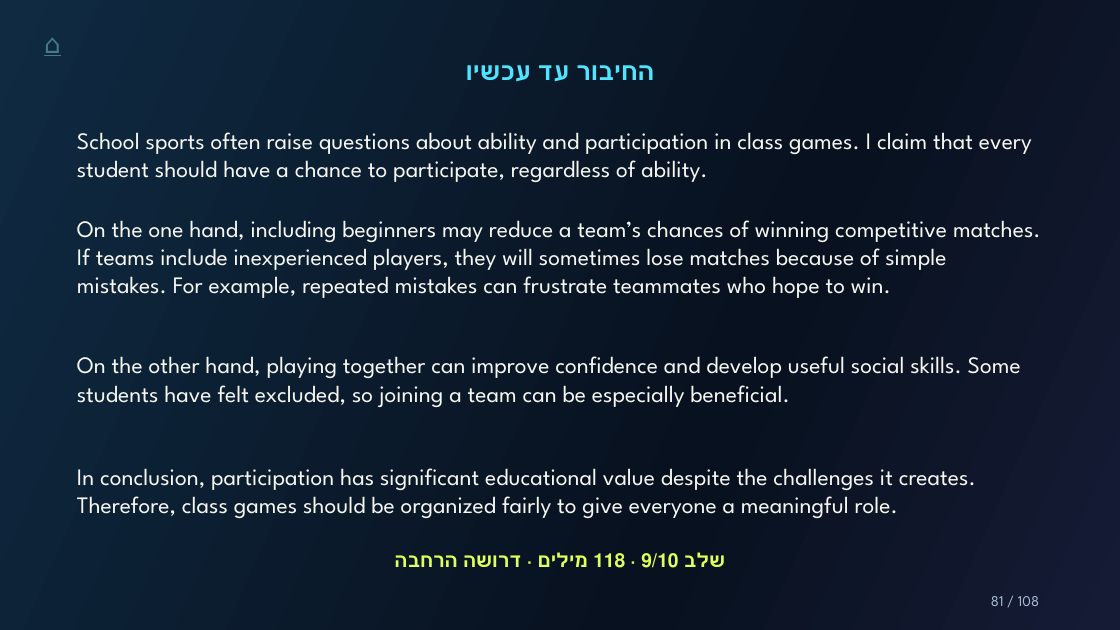
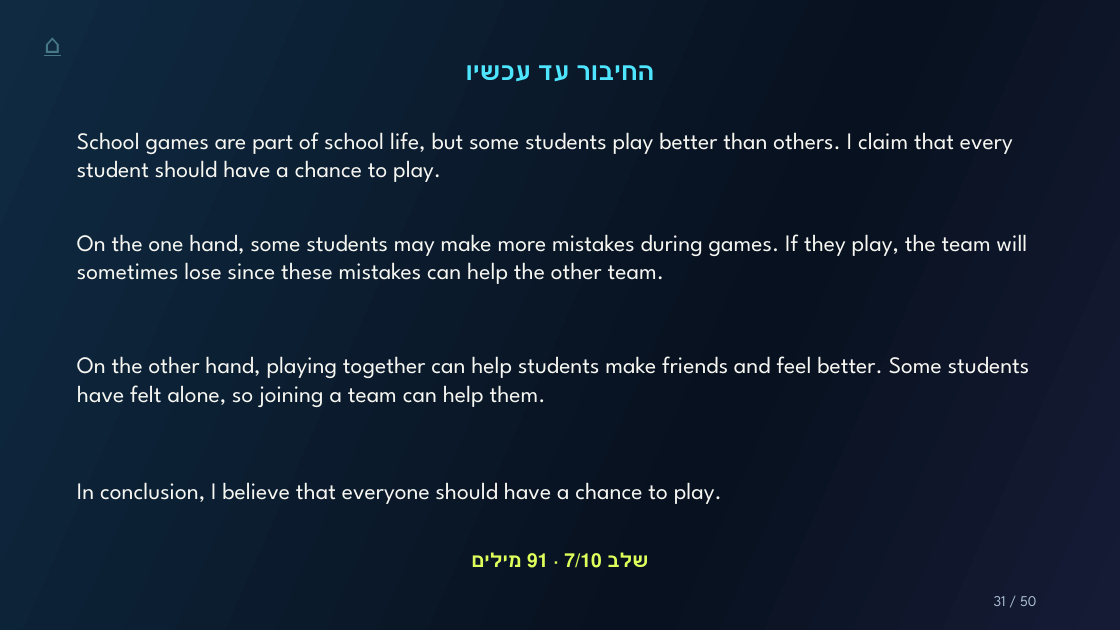
Before and after one commit to Simonh68/teachers, a slide deck: slide 31 of grade11/grammar-in-an-essay/files/grammar-in-an-essay.pptx (slide 81 before the commit). Drawn at 1120x630 pixels with LibreOffice and Linux fonts; fonts in the diff are those of the drawing. Boxes give left, top, right and bottom in pixels: in the first picture for what was removed or moved away, otherwise in the second. Text is boxed around its words. In the diff, an @@ line names an element or a change of style, - is before the commit and + after.

```diff
--- a/grade11/grammar-in-an-essay/files/grammar-in-an-essay.pptx
+++ b/grade11/grammar-in-an-essay/files/grammar-in-an-essay.pptx
@@ text at (77, 132, 1013, 182): text changed @@
-School sports often raise questions about ability and participation in class games. I claim that every student should have a chance to participate, regardless of ability.
+School games are part of school life, but some students play better than others. I claim that every student should have a chance to play.
@@ text at (77, 234, 1028, 284): text changed @@
-On the one hand, including beginners may reduce a team’s chances of winning competitive matches. If teams include inexperienced players, they will sometimes lose matches because of simple mistakes. For example, repeated mistakes can frustrate teammates who hope to win.
+On the one hand, some students may make more mistakes during games. If they play, the team will sometimes lose since these mistakes can help the other team.
@@ text at (77, 356, 1030, 407): text changed @@
-On the other hand, playing together can improve confidence and develop useful social skills. Some students have felt excluded, so joining a team can be especially beneficial.
+On the other hand, playing together can help students make friends and feel better. Some students have felt alone, so joining a team can help them.
@@ text at (77, 482, 722, 504): text changed @@
-In conclusion, participation has significant educational value despite the challenges it creates. Therefore, class games should be organized fairly to give everyone a meaningful role.
+In conclusion, I believe that everyone should have a chance to play.
@@ text at (564, 553, 601, 568): text changed @@
-שלב 9/10 · 118 מילים · דרושה הרחבה
+שלב 7/10 · 91 מילים
@@ text at (994, 596, 1036, 606): text changed @@
-81 / 108
+31 / 50
```
Also in this commit, not shown: 17 other slides changed, 32 slides added, 90 slides removed, 6 other files.
